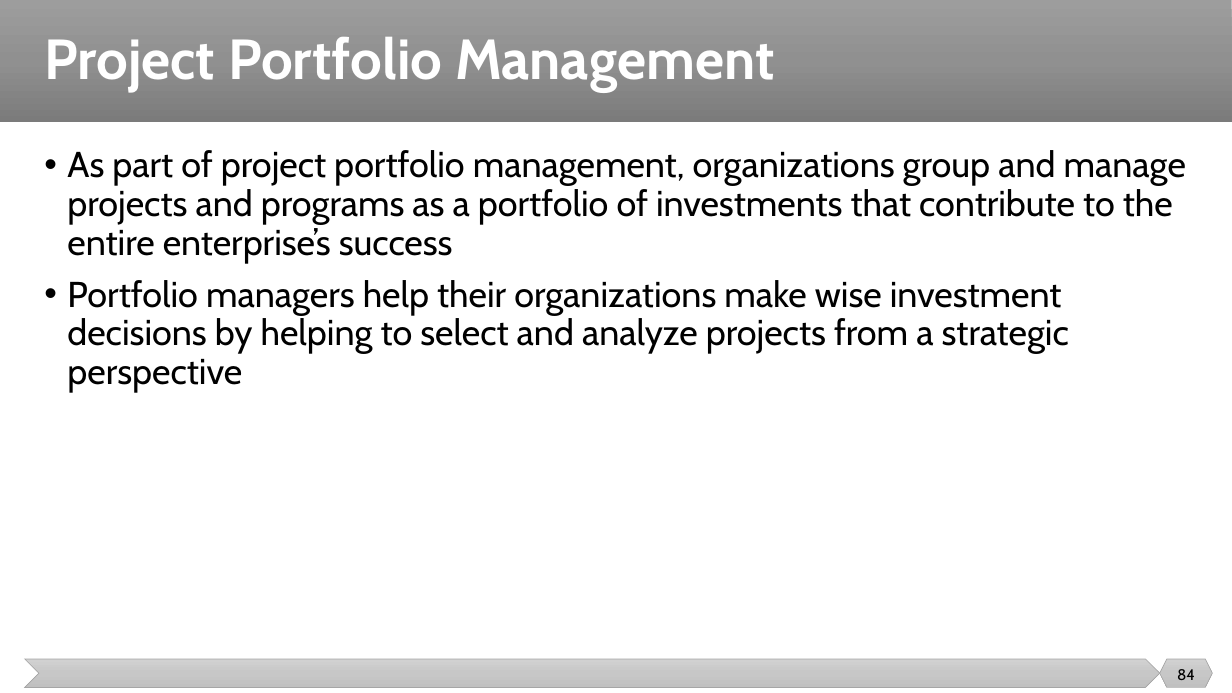
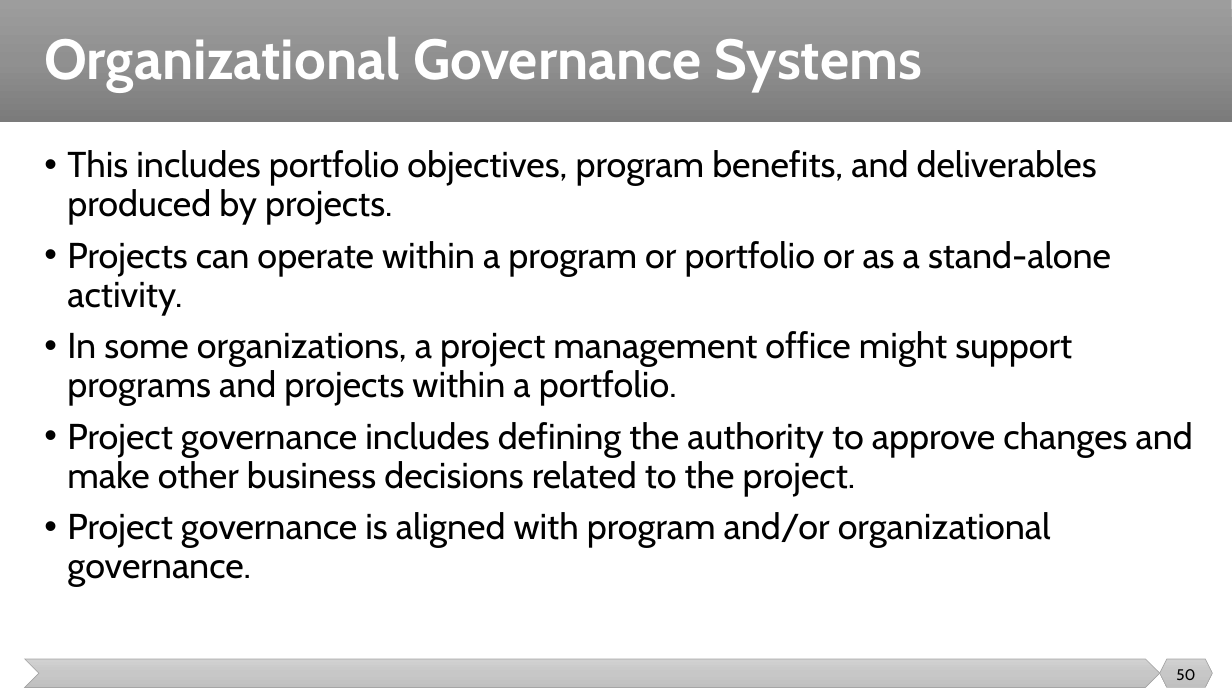
Before and after one commit to malenezi/malenezi, a slide deck: slide 50 of SE423/Lectures/1-Introduction/Introduction.pptx (slide 84 before the commit). Drawn at 1232x693 pixels with LibreOffice and Linux fonts; fonts in the diff are those of the drawing. Boxes give left, top, right and bottom in pixels: in the first picture for what was removed or moved away, otherwise in the second. Text is boxed around its words. In the diff, an @@ line names an element or a change of style, - is before the commit and + after.

```diff
--- a/SE423/Lectures/1-Introduction/Introduction.pptx
+++ b/SE423/Lectures/1-Introduction/Introduction.pptx
@@ title at [44, 37, 922, 92]: text changed @@
-Project Portfolio Management
+Organizational Governance Systems
@@ text at [67, 150, 1193, 587]: text changed @@
-• As part of project portfolio management, organizations group and manage projects and programs as a portfolio of investments that contribute to the entire enterprise’s success
-• Portfolio managers help their organizations make wise investment decisions by helping to select and analyze projects from a strategic perspective
+• This includes portfolio objectives, program benefits, and deliverables produced by projects.
+• Projects can operate within a program or portfolio or as a stand-alone activity.
+• In some organizations, a project management office might support programs and projects within a portfolio.
+• Project governance includes defining the authority to approve changes and make other business decisions related to the project.
+• Project governance is aligned with program and/or organizational governance.
@@ page number at [1176, 669, 1195, 680]: text changed @@
-84
+50
```
Also in this commit, not shown: 30 other slides changed, 40 slides added, 68 slides removed, 5 other files.
